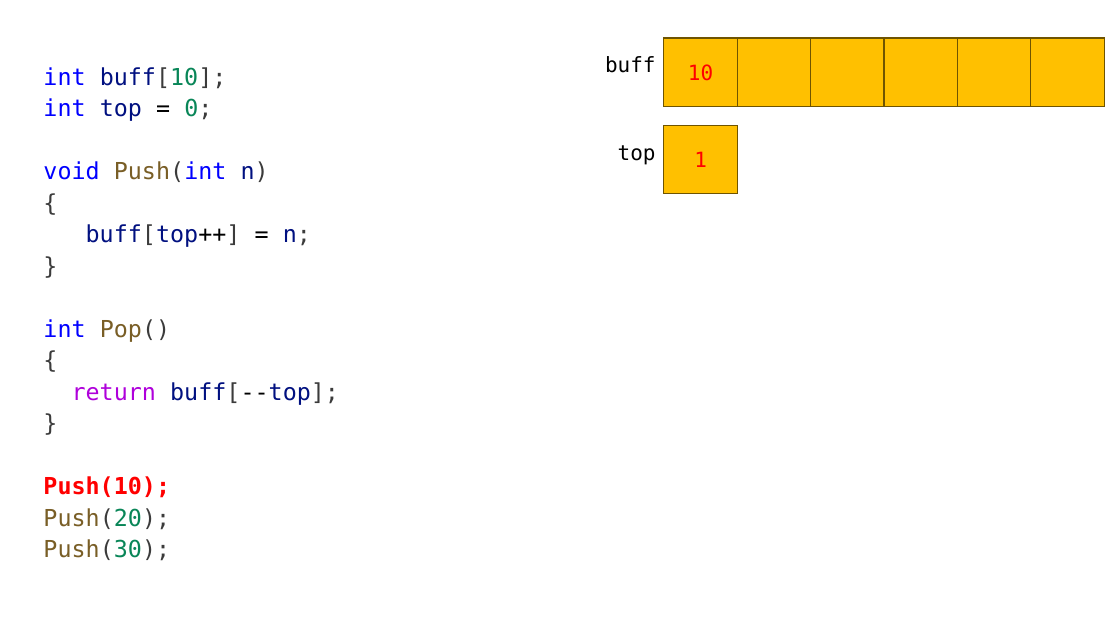
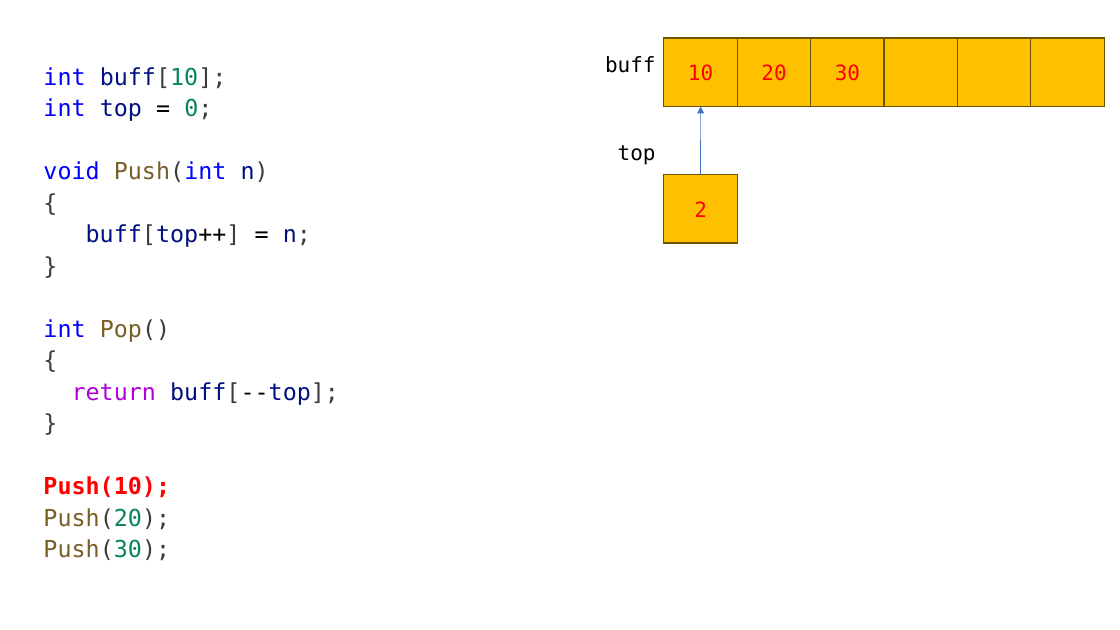
Before and after one commit to yoondev-classroom/cpp_250512, a slide deck: slide 21 of cpp_250512.pptx. Drawn at 1120x630 pixels with LibreOffice and Linux fonts; fonts in the diff are those of the drawing. Boxes give left, top, right and bottom in pixels: in the first picture for what was removed or moved away, otherwise in the second. Text is boxed around its words. In the diff, an @@ line names an element or a change of style, - is before the commit and + after.

```diff
--- a/cpp_250512.pptx
+++ b/cpp_250512.pptx
@@ text in rectangle at (x1=761, y1=64, x2=786, y2=81): text added @@
+20
@@ text in rectangle at (x1=835, y1=64, x2=860, y2=81): text added @@
+30
@@ curved arrow added from (701, 175) to (701, 107), #4472C4 0.5 pt @@
@@ rectangle "2" moved from (x1=664, y1=125, x2=737, y2=193) to (x1=664, y1=175, x2=737, y2=243) @@
@@ text in rectangle at (x1=694, y1=201, x2=707, y2=217): text changed @@
-1
+2
```
Also in this commit, not shown: 1 other slide changed, 2 other files.
